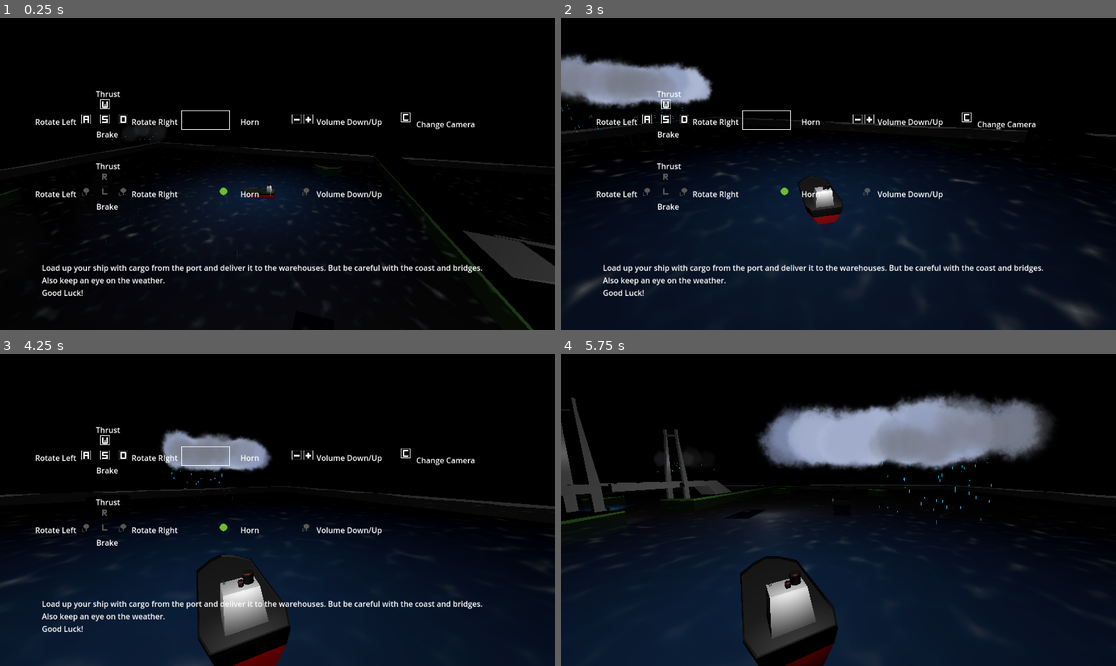
Above: before the commit, frames 1-4 (two rows, left to right).
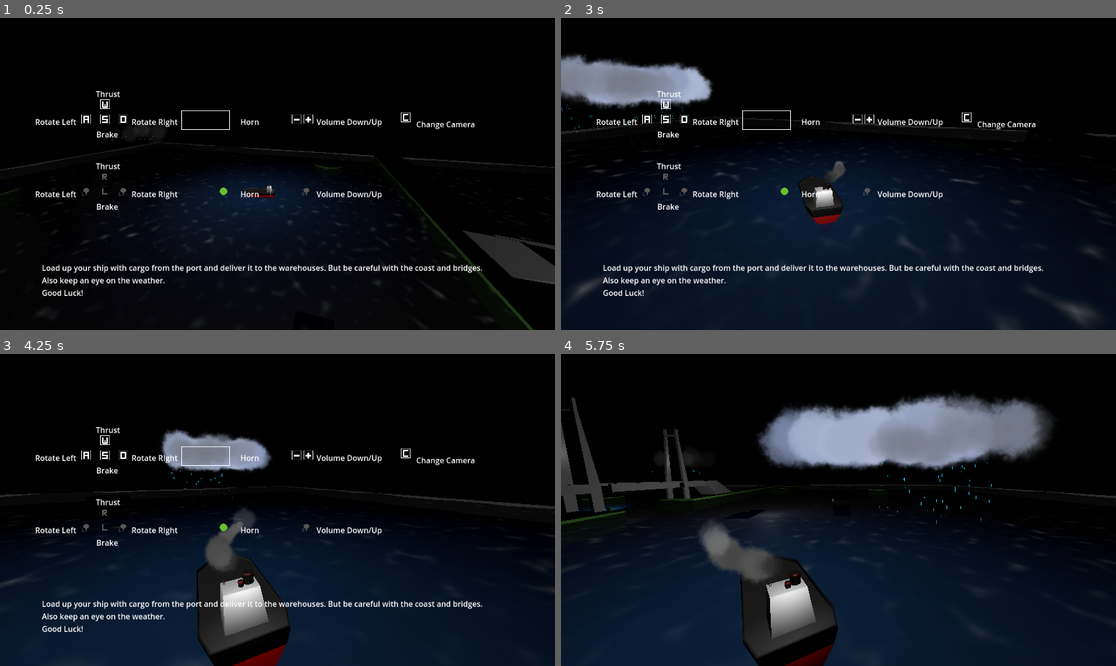
Above: after the commit, the same moments.

Repository: savenger/shipped
Game: Godot game, scene res://level/game.tscn
Two runs of this game, one before a commit and one after it. Both use one fixed random seed, a clock stepped at 60 frames per second and the inputs below.
Inputs (mouse positions are in pixels of both pictures, inside the frame that each line leads up to):
- Up to frame 1 (0.25 s): no input
- Up to frame 2 (3 s): tap Enter at 0.5 s; move the mouse to (960, 158) at 0.52 s; hold D (Turn Right) 0.53-1.28 s; click (960, 158) at 0.6 s; move the mouse to (727, 189) at 1.27 s; hold A (Turn Left) 1.28-2.03 s; tap Mouse wheel down (volume_down) at 1.35 s; move the mouse to (894, 105) at 2.02 s; hold D (Turn Right) 2.03-2.78 s; tap Mouse wheel up (volume_up) at 2.1 s; move the mouse to (810, 236) at 2.77 s; hold S (CounterThrust) from 2.78 s (still down); tap C at 2.85 s
- Up to frame 3 (4.25 s): move the mouse to (444, 556) at 3.52 s; release S (CounterThrust) at 3.53 s; hold A (Turn Left) from 3.53 s (still down); click (444, 556) at 3.6 s
- Up to frame 4 (5.75 s): keep holding A (Turn Left); move the mouse to (672, 463) at 4.27 s; tap Mouse wheel down (volume_down) at 4.35 s; move the mouse to (866, 510) at 5.02 s; tap Mouse wheel up (volume_up) at 5.1 s

The runs differ from the first frame. In frame 2, 0.1% of the frame differs, in the area x 47-52%, y 45-53%; in frame 3, 0.8%; in frame 4, 1.4%, in the area x 16-40%, y 34-74%.
Error in both runs: Invalid assignment of property or key 'volume_db' with value of type 'int' on a base object of type 'null instance'. (res://level/game.gd:40)

Commit message:
Smoke from ship

Diff:
--- /dev/null
+++ b/Materials/Smoke.tres
@@ -0,0 +1,17 @@
+[gd_resource type="QuadMesh" load_steps=3 format=3 uid="uid://cesv6k7syl4ai"]
+
+[ext_resource type="Texture2D" uid="uid://kytp0p4uyrrv" path="res://ThunderStorm/Smoke_Texture.png" id="1_nkqtx"]
+
+[sub_resource type="StandardMaterial3D" id="StandardMaterial3D_gfns7"]
+transparency = 1
+shading_mode = 0
+vertex_color_use_as_albedo = true
+albedo_texture = ExtResource("1_nkqtx")
+billboard_mode = 3
+billboard_keep_scale = true
+particles_anim_h_frames = 1
+particles_anim_v_frames = 1
+particles_anim_loop = false
+
+[resource]
+material = SubResource("StandardMaterial3D_gfns7")
--- a/ThunderStorm/thunder_storm.tscn
+++ b/ThunderStorm/thunder_storm.tscn
@@ -1,8 +1,8 @@
-[gd_scene load_steps=17 format=3 uid="uid://lkfy15244dxg"]
+[gd_scene load_steps=15 format=3 uid="uid://lkfy15244dxg"]
 
 [ext_resource type="Script" path="res://ThunderStorm/ThunderStorm.gd" id="1_0uv10"]
-[ext_resource type="Texture2D" uid="uid://kytp0p4uyrrv" path="res://ThunderStorm/Smoke_Texture.png" id="1_p1076"]
 [ext_resource type="Texture2D" uid="uid://blsj8j1cge4od" path="res://ThunderStorm/LightningTexture.png" id="2_1p26f"]
+[ext_resource type="QuadMesh" uid="uid://cesv6k7syl4ai" path="res://Materials/Smoke.tres" id="2_p4ilb"]
 
 [sub_resource type="Gradient" id="Gradient_f7bs4"]
 offsets = PackedFloat32Array(0, 0.222628, 0.463504, 0.715328, 1)
@@ -29,20 +29,6 @@
 scale_max = 12.0
 scale_curve = SubResource("CurveTexture_n1h6s")
 color_ramp = SubResource("GradientTexture1D_nysud")
-
-[sub_resource type="StandardMaterial3D" id="StandardMaterial3D_gfns7"]
-transparency = 1
-shading_mode = 0
-vertex_color_use_as_albedo = true
-albedo_texture = ExtResource("1_p1076")
-billboard_mode = 3
-billboard_keep_scale = true
-particles_anim_h_frames = 1
-particles_anim_v_frames = 1
-particles_anim_loop = false
-
-[sub_resource type="QuadMesh" id="QuadMesh_p5h7q"]
-material = SubResource("StandardMaterial3D_gfns7")
 
 [sub_resource type="Gradient" id="Gradient_6xcks"]
 offsets = PackedFloat32Array(0, 0.233577, 0.813869, 1)
@@ -83,7 +69,7 @@
 amount = 128
 lifetime = 5.0
 process_material = SubResource("ParticleProcessMaterial_pvpmx")
-draw_pass_1 = SubResource("QuadMesh_p5h7q")
+draw_pass_1 = ExtResource("2_p4ilb")
 
 [node name="RainParticles" type="GPUParticles3D" parent="."]
 amount = 64
--- a/ship/ship.tscn
+++ b/ship/ship.tscn
@@ -1,9 +1,10 @@
-[gd_scene load_steps=70 format=3 uid="uid://dx5ef6x3ra2g"]
+[gd_scene load_steps=72 format=3 uid="uid://dx5ef6x3ra2g"]
 
 [ext_resource type="Script" path="res://ship/ship.gd" id="1_h3pvo"]
 [ext_resource type="PackedScene" uid="uid://c28ee3jx33wh3" path="res://Models/Ship/Ship.tscn" id="2_r2j2i"]
 [ext_resource type="PackedScene" uid="uid://bqxipisucdhvd" path="res://level/cargo_container.tscn" id="3_4pe42"]
 [ext_resource type="Script" path="res://ship/CargoDeck.gd" id="3_ev1fy"]
+[ext_resource type="QuadMesh" uid="uid://cesv6k7syl4ai" path="res://Materials/Smoke.tres" id="5_nuwkk"]
 
 [sub_resource type="BoxShape3D" id="BoxShape3D_k2tkv"]
 size = Vector3(10, 2, 3)
@@ -313,6 +314,10 @@
 "alert": SubResource("Animation_fh7pw")
 }
 
+[sub_resource type="Gradient" id="Gradient_bucq7"]
+offsets = PackedFloat32Array(0, 0.293706, 0.503497, 0.748252, 1)
+colors = PackedColorArray(0.000113828, 0.000113828, 0.000113828, 0, 0.321728, 0.321728, 0.321728, 1, 0.259294, 0.259294, 0.259294, 1, 0.347817, 0.347817, 0.347817, 1, 0.670588, 0.670588, 0.670588, 0.0431373)
+
 [node name="Ship" type="RigidBody3D" groups=["ship"]]
 mass = 10.0
 max_contacts_reported = 50000
@@ -654,4 +659,15 @@
 "": SubResource("AnimationLibrary_0l7sb")
 }
 
+[node name="CPUParticles3D" type="CPUParticles3D" parent="."]
+transform = Transform3D(1, 0, 0, 0, 1, 0, 0, 0, 1, -3.20303, 4.47939, 0.331953)
+amount = 16
+mesh = ExtResource("5_nuwkk")
+gravity = Vector3(0, 2.5, 0)
+angular_velocity_min = -50.0
+angular_velocity_max = 50.0
+scale_amount_min = 0.5
+scale_amount_max = 2.0
+color_ramp = SubResource("Gradient_bucq7")
+
 [connection signal="body_entered" from="." to="." method="_on_body_entered"]
Not shown: 1 places in level/game.tscn that only renumber resources
Not shown: 2 places in ship/ship.tscn that only renumber resources
